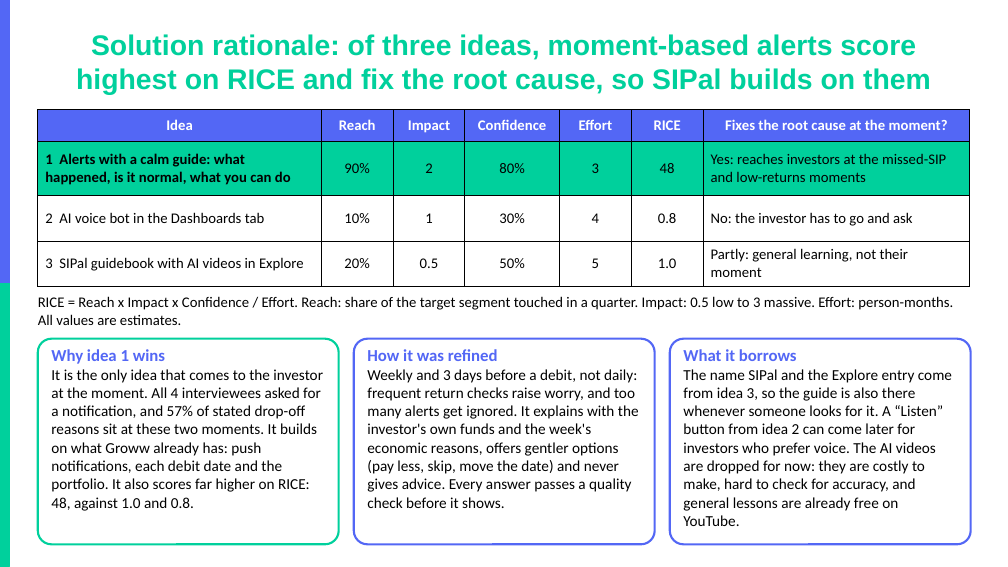
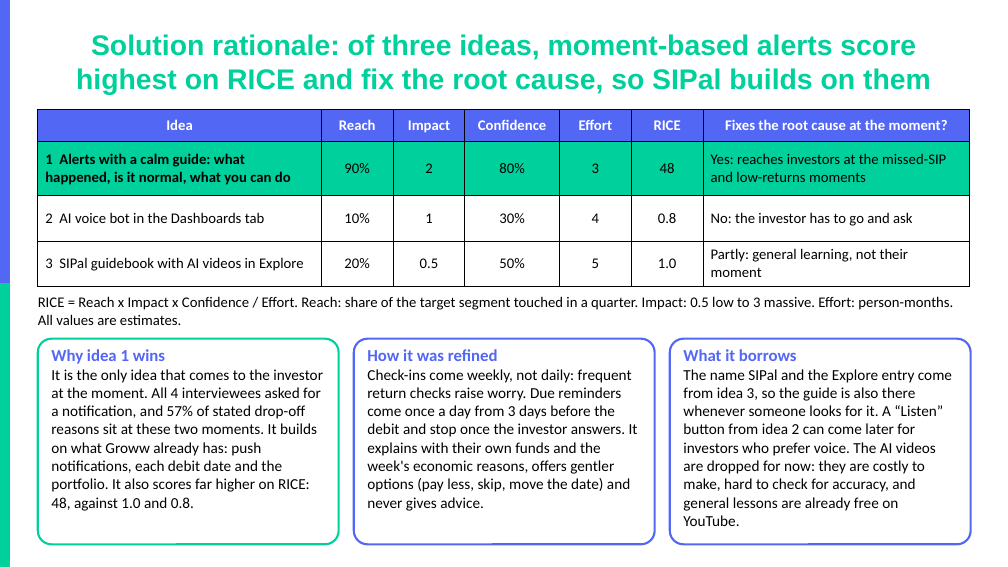
Before and after one commit to akarshita711/NEXTLEAP_GRAD_PROJECT_groww_SIP_research, a slide deck: slide 8 of deck/NL_Groww.pptx. Drawn at 1008x567 pixels with LibreOffice and Linux fonts; fonts in the diff are those of the drawing; background and template pictures are left out. Boxes give left, top, right and bottom in pixels: in the first picture for what was removed or moved away, otherwise in the second. Text is boxed around its words. In the diff, an @@ line names an element or a change of style, - is before the commit and + after.

```diff
--- a/deck/NL_Groww.pptx
+++ b/deck/NL_Groww.pptx
@@ text at (367, 369, 638, 511): text changed @@
-Weekly and 3 days before a debit, not daily: frequent return checks raise worry, and too many alerts get ignored. It explains with the investor's own funds and the week's economic reasons, offers gentler options (pay less, skip, move the date) and never gives advice. Every answer passes a quality check before it shows.
+Check-ins come weekly, not daily: frequent return checks raise worry. Due reminders come once a day from 3 days before the debit and stop once the investor answers. It explains with their own funds and the week's economic reasons, offers gentler options (pay less, skip, move the date) and never gives advice.
```
Also in this commit, not shown: 2 other slides changed, 16 other files.
